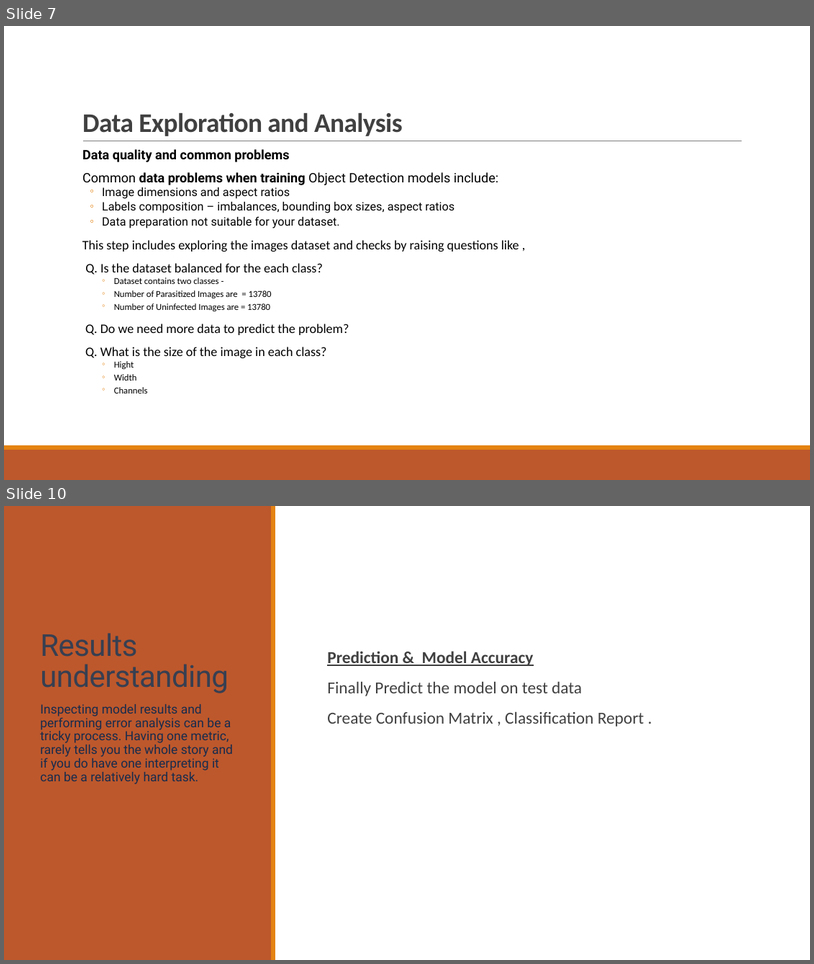
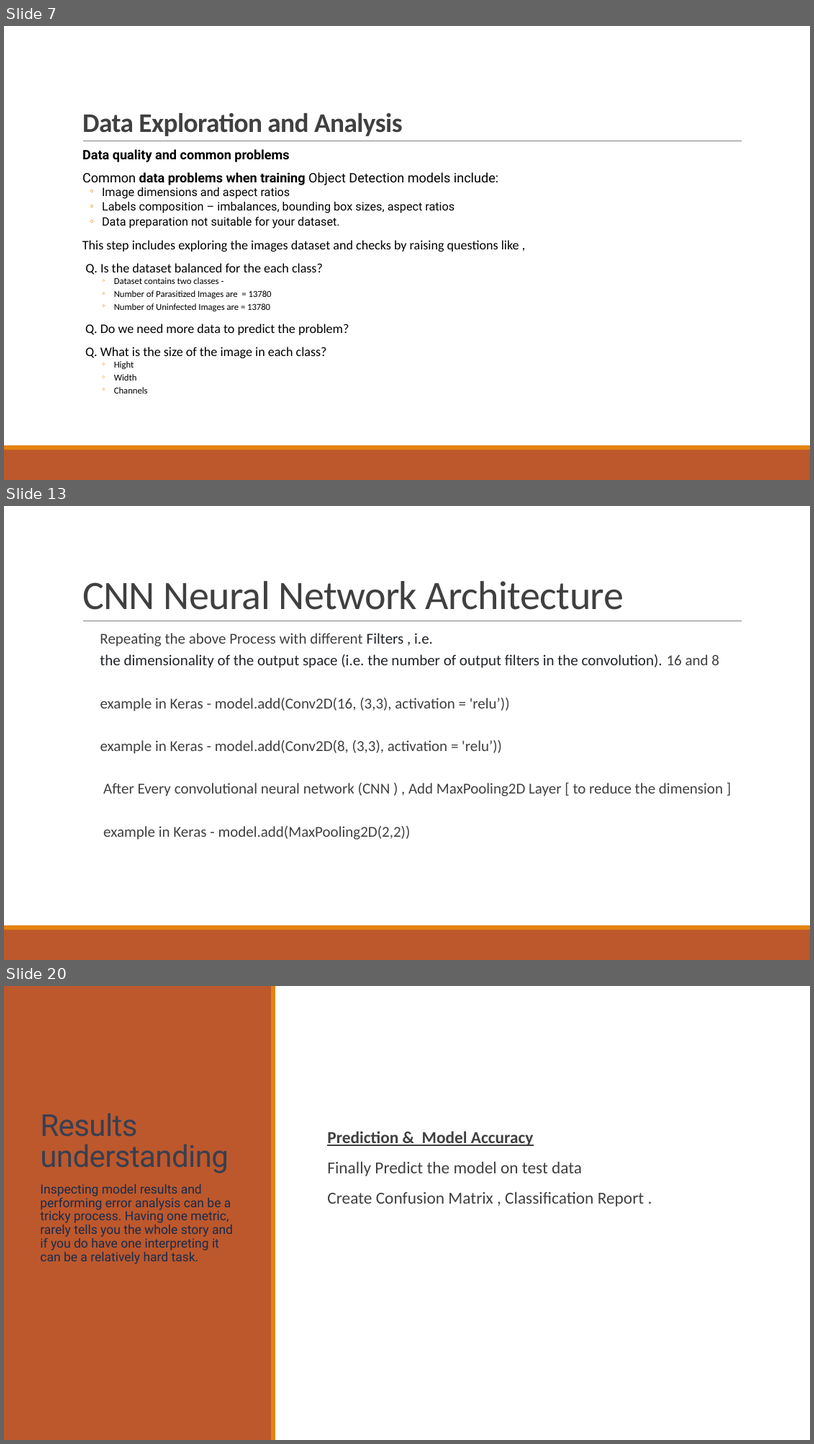
Before and after one commit to SANDIP79190219/Deep-Learning, a slide deck: Capstone Project 2.pptx. Shown one above the other, each under a label of ours: slides 7 and 10 before the commit, slides 7, 13 and 20 after it; the slides between them are not shown. The pictures are 814x964 and 814x1444 pixels, drawn with LibreOffice and Linux fonts; fonts in the diff are those of the drawing. Boxes give left, top, right and bottom in pixels: in the first picture for what was removed or moved away, otherwise in the second. Text is boxed around its words. In the diff, an @@ line names an element or a change of style, - is before the commit and + after.

```diff
--- a/Capstone Project 2.pptx
+++ b/Capstone Project 2.pptx
@@ slide 13 added at bbox=[4, 506, 810, 960], background #FFFFFF; not listed: 3 template elements that a slide beside it also shows @@
@@ title added at bbox=[82, 581, 624, 610], 48 pt, text #404040 @@
+CNN Neural Network Architecture
@@ text added at bbox=[100, 633, 723, 839], 18 pt, text #404040 @@
+  Repeating the above Process with different Filters , i.e.
+  the dimensionality of the output space (i.e. the number of output filters in the convolution). 16 and 8
+  example in Keras - model.add(Conv2D(16, (3,3), activation = 'relu’))
+  example in Keras - model.add(Conv2D(8, (3,3), activation = 'relu’))
+  After Every convolutional neural network (CNN ) , Add MaxPooling2D Layer [ to reduce the dimension ]
+  example in Keras - model.add(MaxPooling2D(2,2))
@@ what was slide 10 is now slide 20 @@
```
Also in this commit, not shown: 2 slides changed, 9 other slides added, 4 other files.
